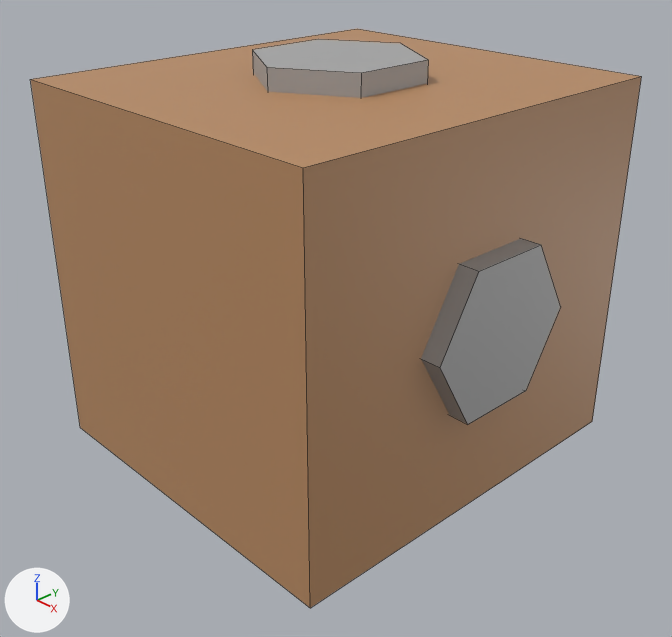
What one commit did to the Blender file Blender files/transmision_box.blend.
The view is the same before and after, from a 50 mm lens placed at (1.51, -1.427, 0.879), pointed at (0.037, -0.041, -0.113). The lights are fixed; the arrows at lower left show +X, +Y and +Z. Mesh edges are drawn as thin lines.

Objects in the first picture: 'Cube', 'Port1', 'Port4'.
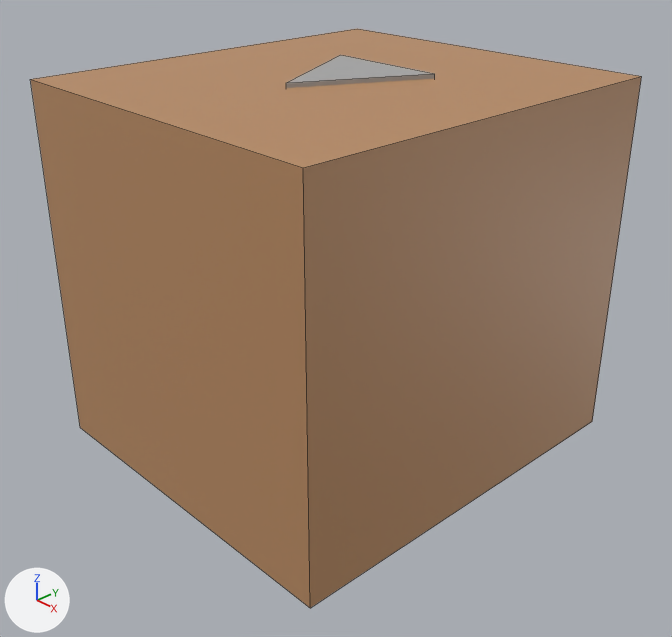
Changed parts and their boxes [x1, y1, x2, y2] in the pictures (672 x 637 px):
'Port4', deleted
    before: [421, 238, 560, 424]
'Port1', hidden
    before: [252, 39, 428, 98]
'Cube.001', added
    after: [286, 55, 435, 88]

The change, as a list of edits to the scene's bpy script:
```text
Add me_cube_001:
    me_cube_001.from_pydata([(0.0, -1.0, -1.0), (0.0, -1.0, 1.0), (-1.0, 1.0, -1.0), (-1.0, 1.0, 1.0), (0.0, -1.0, -1.0), (0.0, -1.0, 1.0), (1.0, 1.0, -1.0), (1.0, 1.0, 1.0)], [], [(0, 1, 3, 2), (2, 3, 7, 6), (6, 7, 5, 4), (4, 5, 1, 0), (2, 6, 4, 0), (7, 3, 1, 5)])
    me_cube_001.materials.append(mat_basemetal)  # grey #a9a9a9
Remove ob_port4:
    ob_port4 = bpy.data.objects.new('Port4', me_cylinder_002)
    ob_port4.location = (0.7, 0.0, 0.0)
    ob_port4.rotation_euler = (0.0, 1.571, 0.0)  # degrees (0, 90, 0)
Change ob_port1:
    add ob_port1.hide_set(True)
Add ob_cube_001:
    ob_cube_001 = bpy.data.objects.new('Cube.001', me_cube_001)
    ob_cube_001.location = (0.0, 0.0, 0.451)
    ob_cube_001.scale = (0.15, 0.15, 0.01)
```
